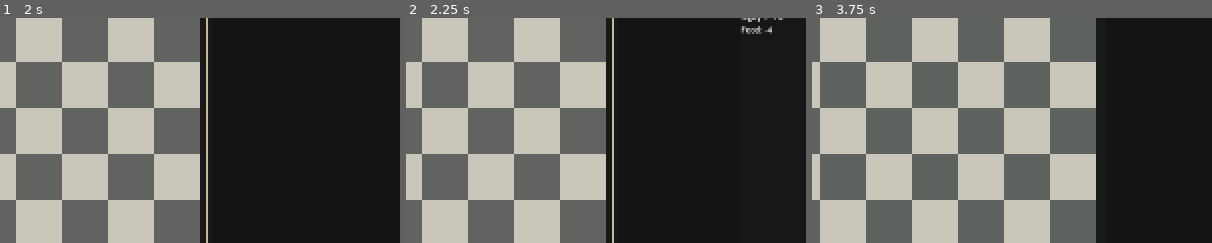
Above: before the commit, frames 1-3 (left to right).
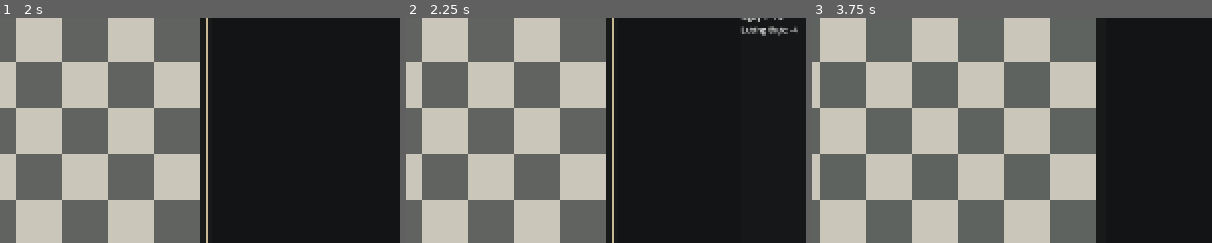
Above: after the commit, the same moments.

Repository: LonelyChromosome/demoX
Game: Godot game, scene res://src/app/main.tscn
Two runs of this game, one before a commit and one after it. Both use one fixed random seed, a clock stepped at 60 frames per second and the inputs below.
Inputs:
- Up to frame 1 (2 s): click "Đóng / Bỏ chọn" at 0.5 s; click "Báo cáo" at 1.25 s
- Up to frame 2 (2.25 s): click "Kết thúc ngày" at 2 s
- Up to frame 3 (3.75 s): click "Đóng / Bỏ chọn" at 2.75 s; click "Báo cáo" at 3.5 s
The pictures show only the part of the screen within x 38-88%, y 14-64%; the shares and areas given below are measured in that part.

Frame 1 is identical in both runs. In frame 2, 0.3% of the frame differs, in the area x 84-98%, y 3-8%; in frame 3, nothing differs.

Commit message:
ui: localize report resources

Diff:
--- a/src/ui/report_panel.gd
+++ b/src/ui/report_panel.gd
@@ -27,9 +27,9 @@
 	var food_delta := result.food_produced - result.food_consumed
 	var material_delta := result.materials_produced - result.materials_spent + result.refunded_materials
 	if food_delta != 0:
-		lines.append("Food: %s%d" % ["+" if food_delta > 0 else "", food_delta])
+		lines.append("Lương thực: %s%d" % ["+" if food_delta > 0 else "", food_delta])
 	if material_delta != 0:
-		lines.append("Materials: %s%d" % ["+" if material_delta > 0 else "", material_delta])
+		lines.append("Vật tư: %s%d" % ["+" if material_delta > 0 else "", material_delta])
 	if food_delta == 0 and material_delta == 0:
 		lines.append("Tài nguyên: không đổi")
 	if not result.starved_unit_ids.is_empty():
